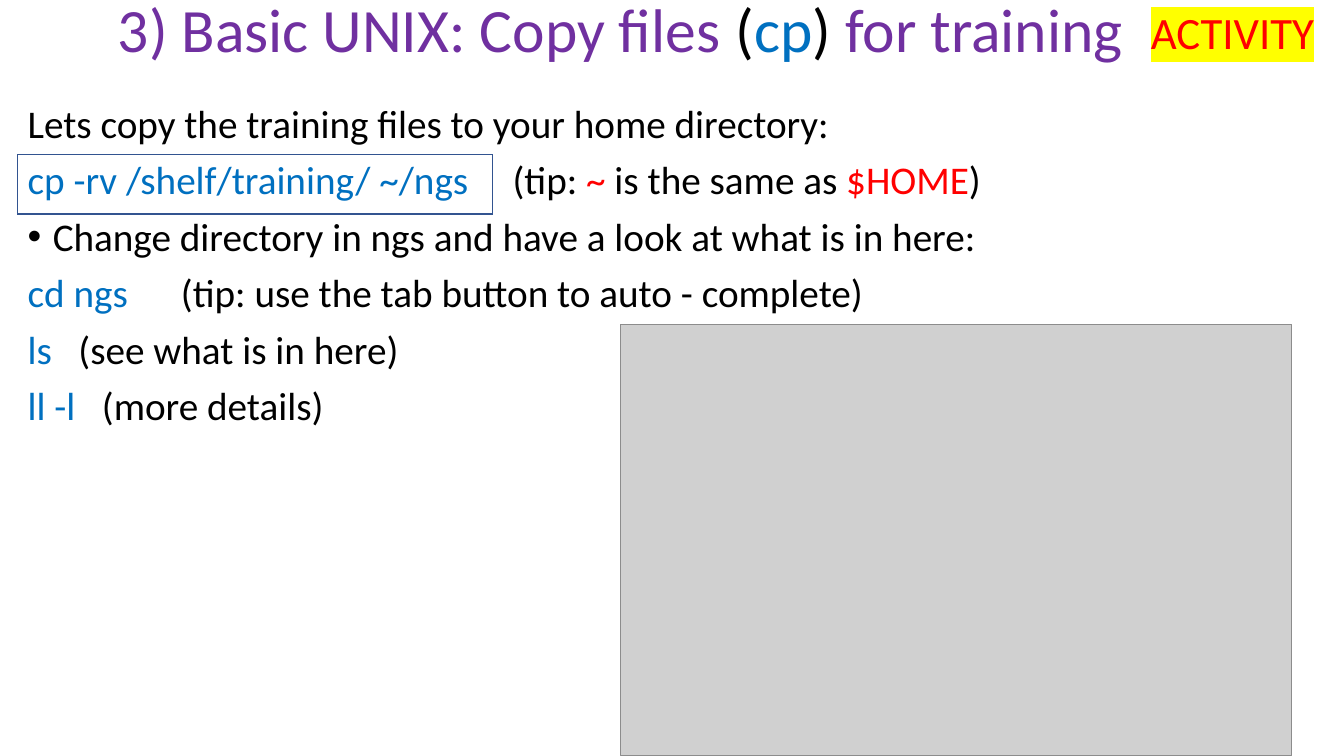
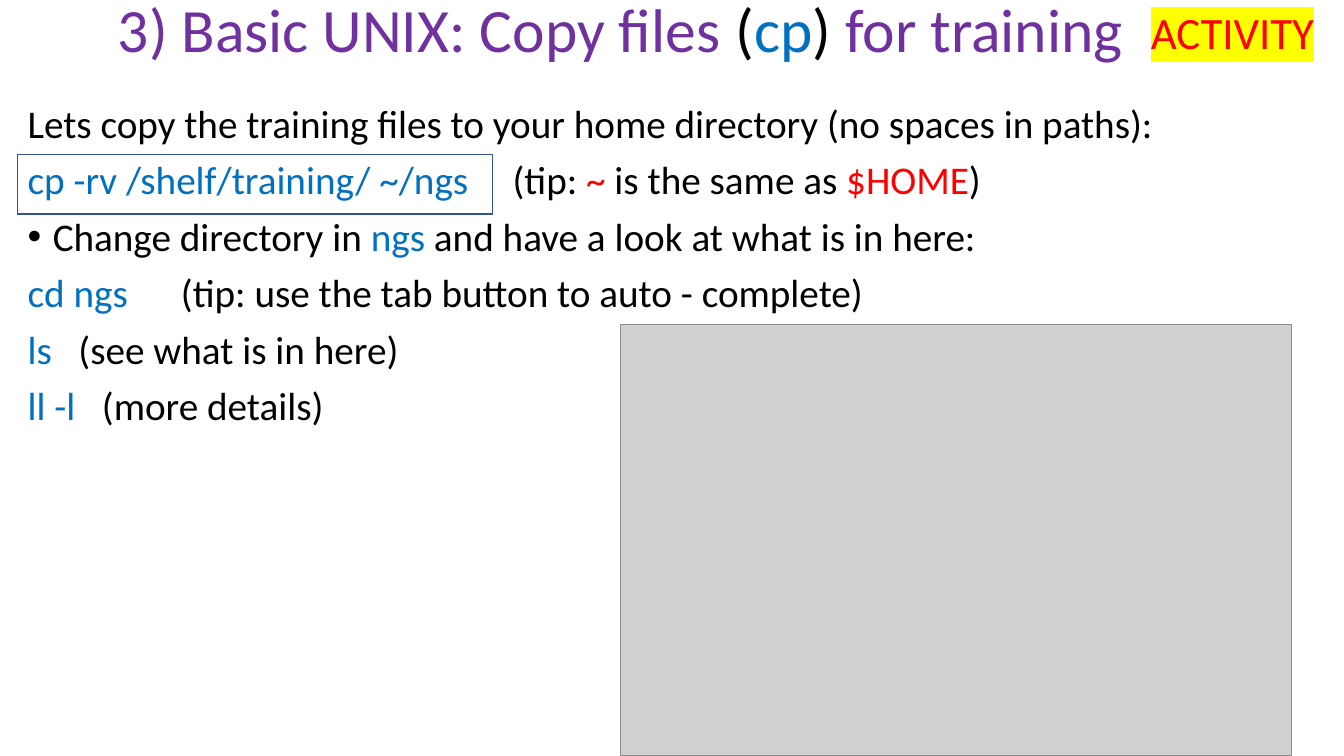
Before and after one commit to peterthorpe5/Sys_admin, a slide deck: slide 6 of cluster_course/powerpoint/3_basic_UNIX.pptx. Drawn at 1344x756 pixels with LibreOffice and Linux fonts; fonts in the diff are those of the drawing; grey boxes stand for pictures. Boxes give left, top, right and bottom in pixels: in the first picture for what was removed or moved away, otherwise in the second. Text is boxed around its words. In the diff, an @@ line names an element or a change of style, - is before the commit and + after.

```diff
--- a/cluster_course/powerpoint/3_basic_UNIX.pptx
+++ b/cluster_course/powerpoint/3_basic_UNIX.pptx
@@ text at (28, 109, 1152, 145): text changed @@
-Lets copy the training files to your home directory:
+Lets copy the training files to your home directory (no spaces in paths):
@@ text at (53, 223, 975, 258): text colour #000000 to #0070C0 in "ngs" @@
```
Also in this commit, not shown: 4 other slides changed, 5 other files.
